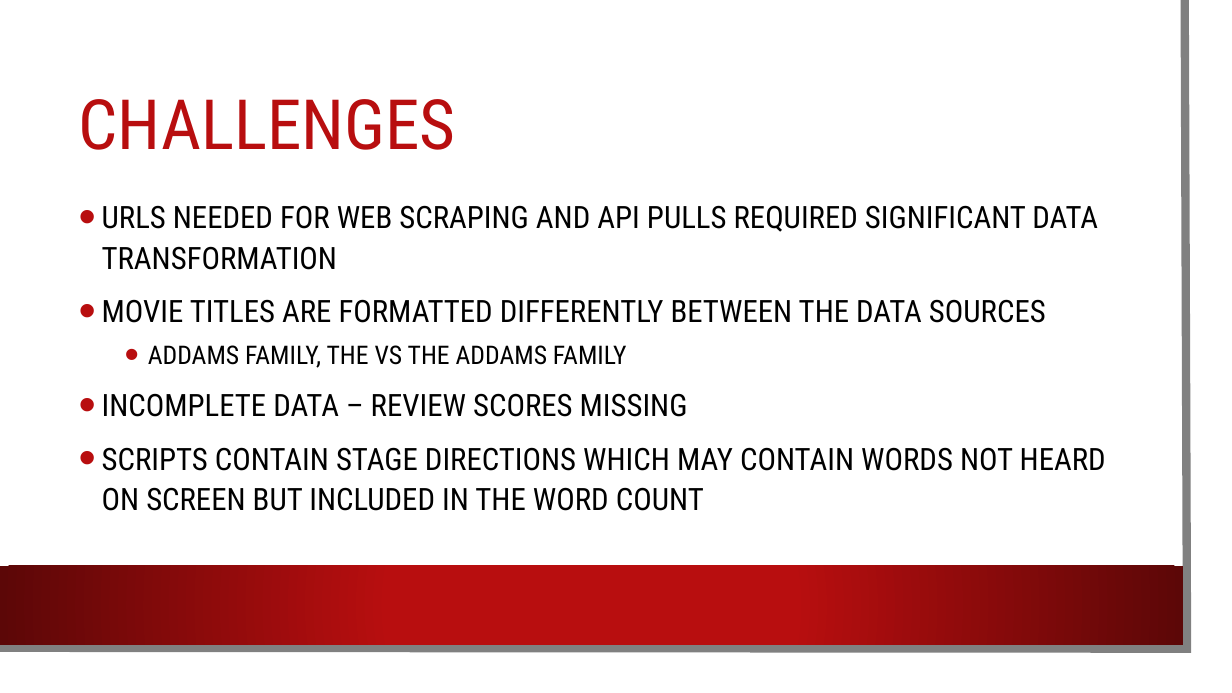
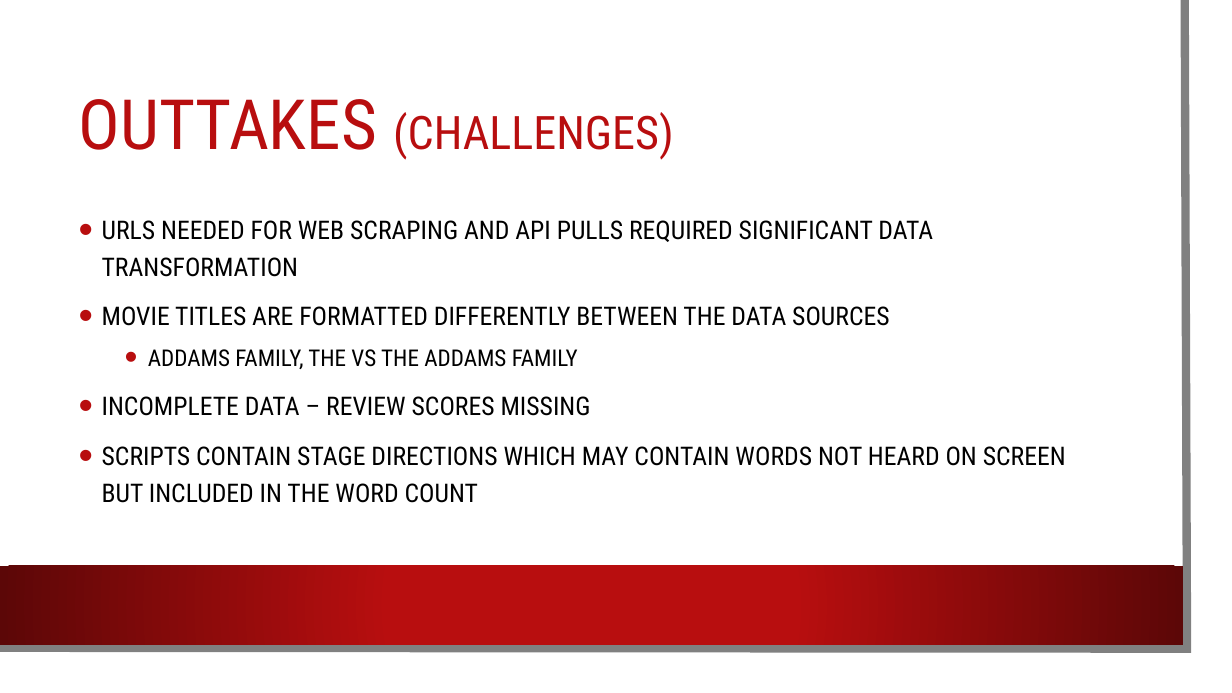
Before and after one commit to gilliangadiano/ETL-Project, a slide deck: slide 5 of ETL Presentation.pptx. Drawn at 1232x693 pixels with LibreOffice and Linux fonts; fonts in the diff are those of the drawing; background and template pictures are left out. Boxes give left, top, right and bottom in pixels: in the first picture for what was removed or moved away, otherwise in the second. Text is boxed around its words. In the diff, an @@ line names an element or a change of style, - is before the commit and + after.

```diff
--- a/ETL Presentation.pptx
+++ b/ETL Presentation.pptx
@@ title at <box>79,99,674,160</box>: text changed; size 54 to 36 pt @@
-CHALLENGES
+OUTTAKES (CHALLENGES)
@@ text "URLS NEEDED FOR WEB SCRAPING ..." at <box>102,220,1066,503</box>: size 24 to 20 pt in "URLS NEEDED FOR WEB SCRAPING AND API ...", "MOVIE TITLES ARE FORMATTED DIFFERENTLY BETWEEN THE ...", "INCOMPLETE DATA – REVIEW SCORES MISSING", "SCRIPTS CONTAIN STAGE DIRECTIONS WHICH MAY CONTAIN ..."; size 20 to 18 pt in "ADDAMS FAMILY, THE VS THE ADDAMS FAMILY"; line spacing 1.1 to 1.2 @@
```
Also in this commit, not shown: 7 other slides changed, 2 slides added, 2 other files.
